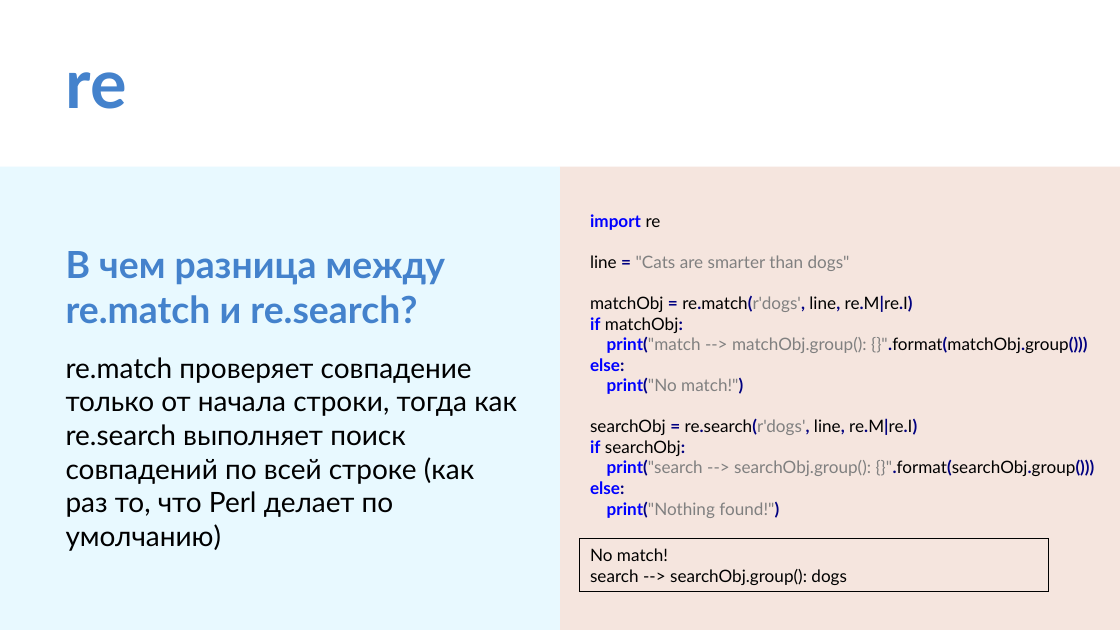
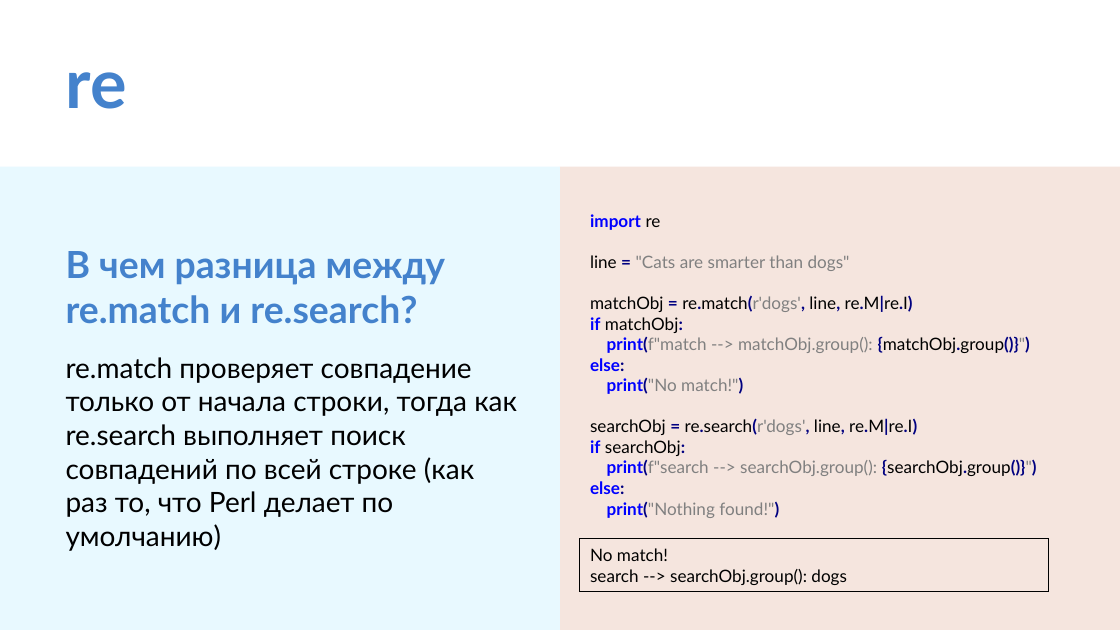
Before and after one commit to IlyaOrlov/PythonCourseKupno, a slide deck: slide 14 of Lectures/py_lec_7.pptx. Drawn at 1120x630 pixels with LibreOffice and Linux fonts; fonts in the diff are those of the drawing. Boxes give left, top, right and bottom in pixels: in the first picture for what was removed or moved away, otherwise in the second. Text is boxed around its words. In the diff, an @@ line names an element or a change of style, - is before the commit and + after.

```diff
--- a/Lectures/py_lec_7.pptx
+++ b/Lectures/py_lec_7.pptx
@@ text at (607,336,1030,353): text changed @@
-print("match --> matchObj.group(): {}".format(matchObj.group()))
+print(f"match --> matchObj.group(): {matchObj.group()}")
@@ text at (607,459,1037,476): text changed @@
-print("search --> searchObj.group(): {}".format(searchObj.group()))
+print(f"search --> searchObj.group(): {searchObj.group()}")
```
Also in this commit, not shown: 3 other slides changed, 1 other file.
